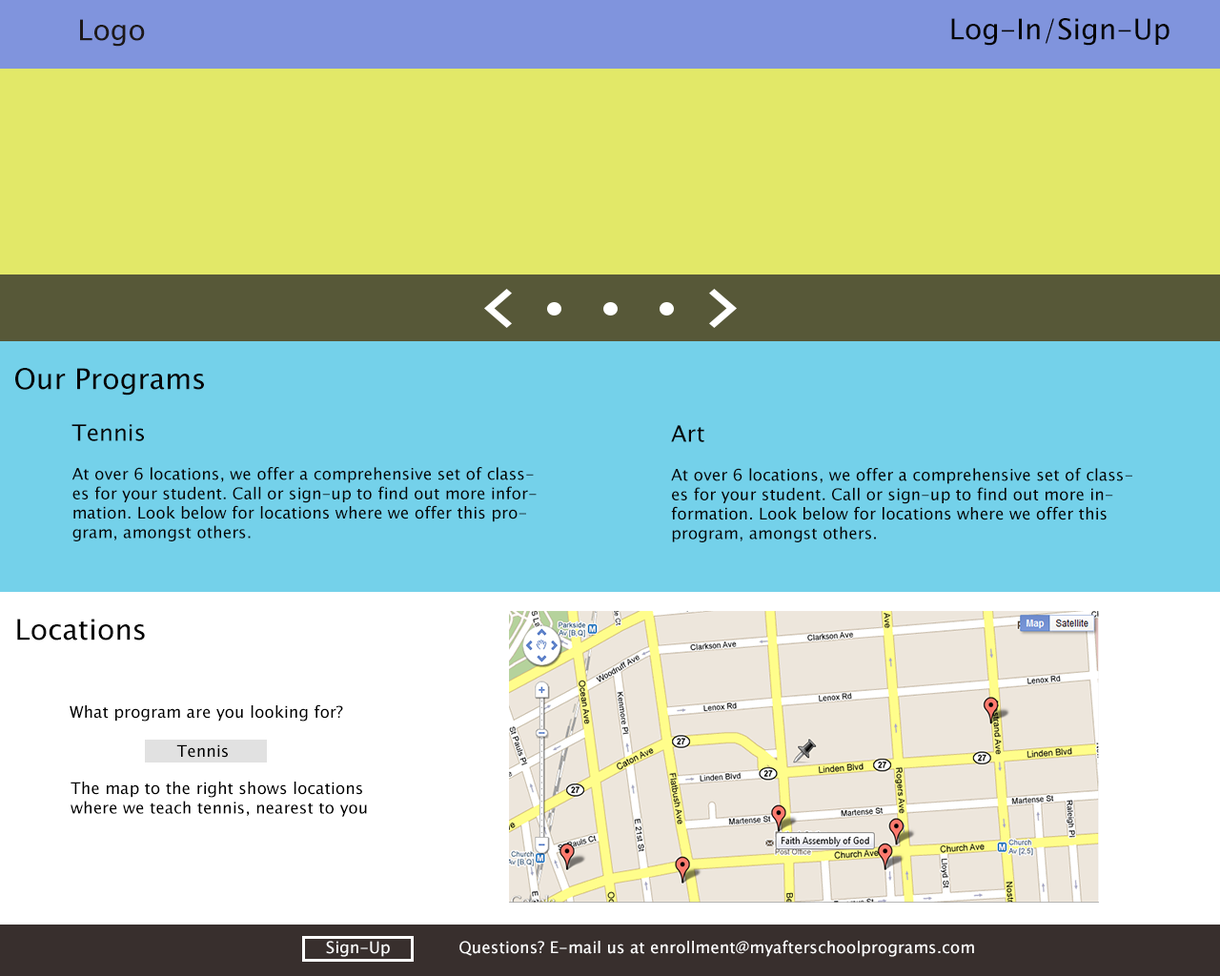
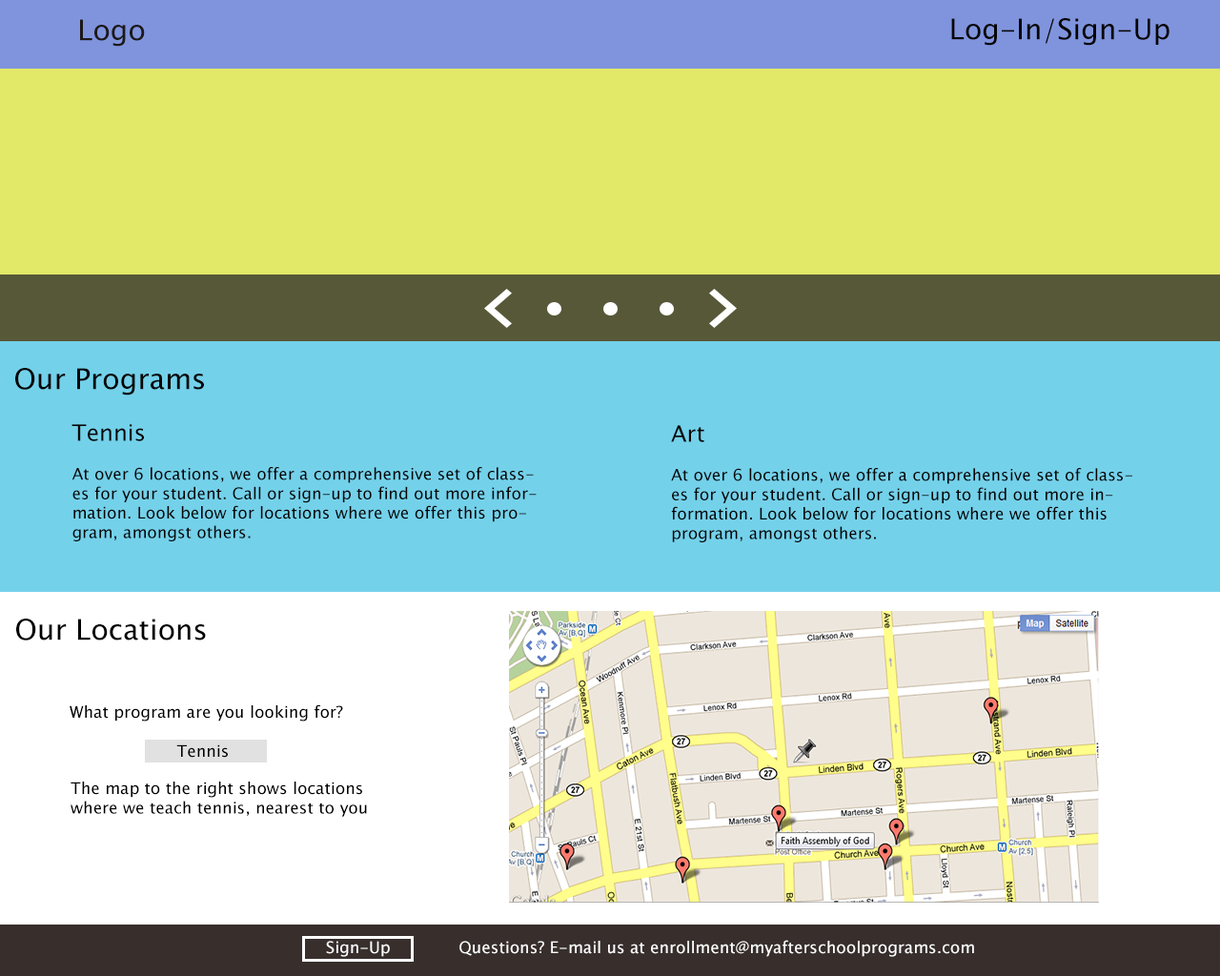
Layered file, before and after one edit (1220x976). Changes by layer:
renamed "Locations" to "Our Locations", painted on it over (x1=16, y1=618, x2=206, y2=641)
